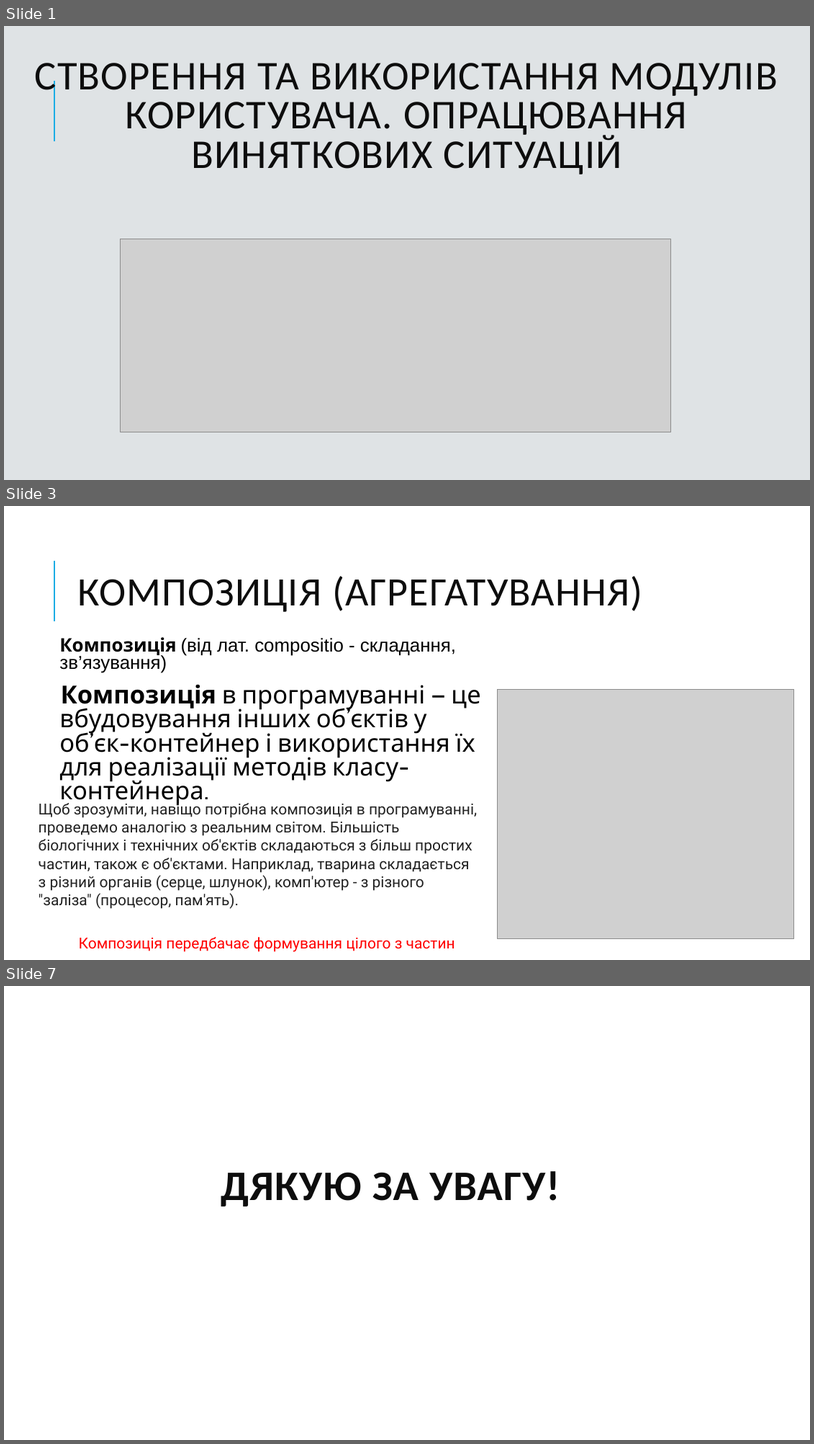
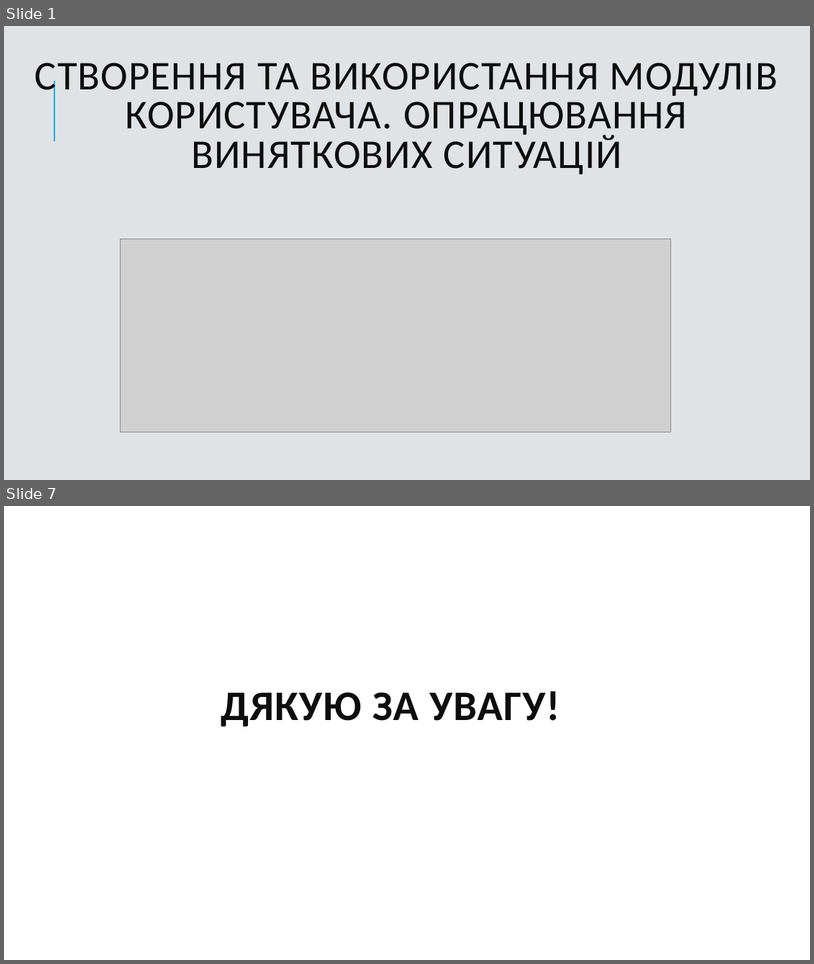
Before and after one commit to Zelenskiy/informatics_10_prof, a slide deck: Урок 45, 46. Створення та використання модулів користувача. Опрацювання виняткових ситуацій/Створення та використання модулів користувача. Опрацювання виняткових ситуацій.pptx. Shown one above the other, each under a label of ours: slides 1, 3 and 7 before the commit, slides 1 and 7 after it; the slides between them are not shown. The pictures are 814x1444 and 814x964 pixels, drawn with LibreOffice and Linux fonts; fonts in the diff are those of the drawing; grey boxes stand for pictures; background and template pictures are left out. Boxes give left, top, right and bottom in pixels: in the first picture for what was removed or moved away, otherwise in the second. Text is boxed around its words. In the diff, an @@ line names an element or a change of style, - is before the commit and + after.

```diff
--- a/Урок 45, 46. Створення та використання модулів користувача. Опрацювання виняткових ситуацій/Створення та використання модулів користувача. Опрацювання виняткових ситуацій.pptx
+++ b/Урок 45, 46. Створення та використання модулів користувача. Опрацювання виняткових ситуацій/Створення та використання модулів користувача. Опрацювання виняткових ситуацій.pptx
@@ slide 3 removed at bbox=[4, 506, 810, 960], background #FFFFFF; not listed: 1 template element that a slide beside it also shows @@
@@ title removed at bbox=[77, 576, 643, 612] @@
-КОМПОЗИЦІЯ (АГРЕГАТУВАННЯ)
@@ text removed at bbox=[59, 637, 481, 806] @@
-  Композиція (від лат. compositio - складання, зв’язування)
-  Композиція в програмуванні — це вбудовування інших об’єктів у об’єк-контейнер і використання їх для реалізації методів класу-контейнера.
@@ picture removed at bbox=[498, 689, 795, 939] @@
@@ text removed at bbox=[39, 800, 477, 908] @@
-Щоб зрозуміти, навіщо потрібна композиція в програмуванні, проведемо аналогію з реальним світом. Більшість біологічних і технічних об'єктів складаються з більш простих частин, також є об'єктами. Наприклад, тварина складається з різний органів (серце, шлунок), комп'ютер - з різного "заліза" (процесор, пам'ять).
@@ text removed at bbox=[79, 937, 455, 952] @@
-Композиція передбачає формування цілого з частин
```
Also in this commit, not shown: 2 slides changed, 3 slides added, 2 other slides removed, 4 other files.
